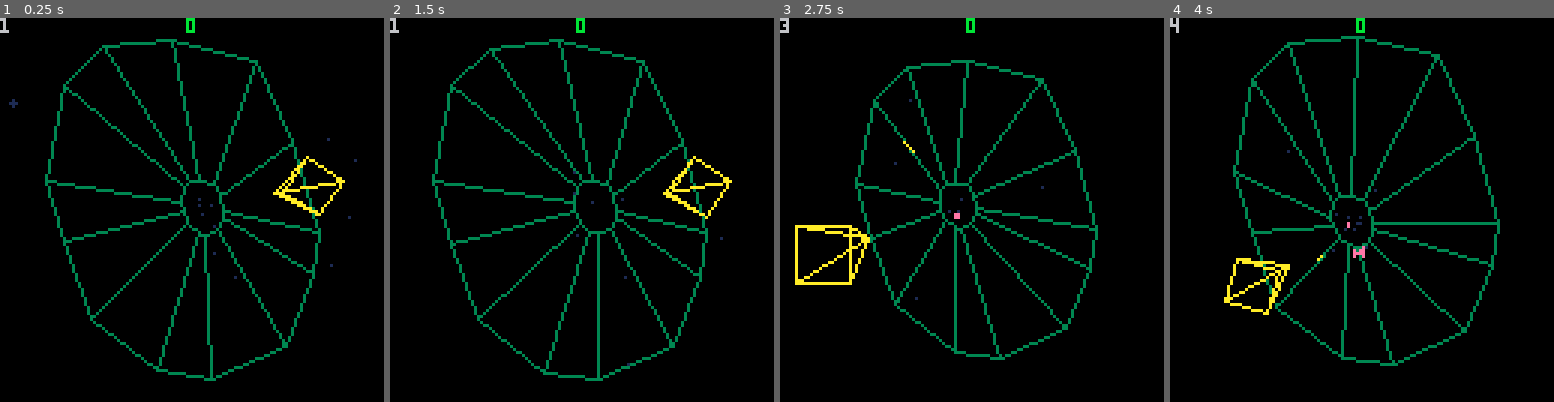
Above: before the commit, frames 1-4 (left to right).
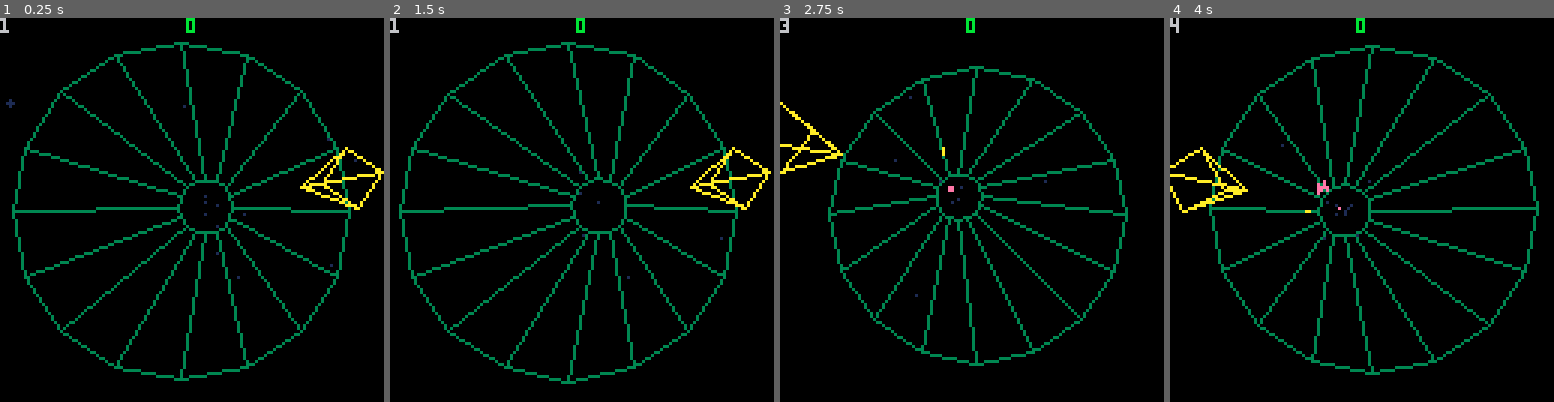
Above: after the commit, the same moments.

Repository: tesselode/web-pilot
Game: PICO-8 cartridge t1k.p8
The game is run twice, just before and just after one commit, with the same random seed, the same clock (stepped at 60 frames per second) and the same inputs.
Inputs:
- Up to frame 1 (0.25 s): no input
- Up to frame 2 (1.5 s): tap X (X key) at 0.33, 1.07 s; tap O (Z key) at 0.7 s
- Up to frame 3 (2.75 s): hold Right 1.6-2.1 s; tap O (Z key) at 1.7, 2.1, 2.5 s; tap X (X key) at 1.85 s; hold Right from 2.47 s (still down)
- Up to frame 4 (4 s): tap O (Z key) at 2.9, 3.3, 3.7 s; tap X (X key) at 2.97 s; release Right at 3.03 s; hold Left 3.08-3.58 s

The runs differ from the first frame. In frame 1, 12% of the frame differs, in the area x 1-100%, y 5-95%; in frame 2, 11%; in frame 3, 11%; in frame 4, 12%, in the area x 0-97%, y 4-93%.

Commit message:
make some things more like original tempest

Diff:
--- a/t1k.p8
+++ b/t1k.p8
@@ -371,12 +371,12 @@
 
 class.player = class.physical:extend()
 
-class.player.radius = 4
+class.player.radius = 8
 class.player.acceleration = .01
 class.player.friction = .05
-class.player.reload_time = 6
-class.player.shot_energy_cost = .15
-class.player.shot_energy_refill = 1/25
+class.player.reload_time = 5
+class.player.shot_heat = 1/5
+class.player.shot_cooldown_speed = 1/20
 class.player.jump_power = .003
 class.player.gravity = .0001
 class.player.stun_time = 90
@@ -389,7 +389,8 @@
 	self.vz = 0
 	self.jumping = false
 	self.reload_timer = 0
-	self.shot_energy = 1
+	self.heat = 0
+	self.overheat = false
 	self.caught = false
 	self.stun_timer = 0
 end
@@ -443,12 +444,18 @@
 	-- shooting
 	self.reload_timer -= 1
 	if self.reload_timer <= 0 then
-		self.shot_energy += self.shot_energy_refill
-	 if self.shot_energy > 1 then self.shot_energy = 1 end
-	end
-	if self.reload_timer <= 0 and self.shot_energy > 0 and btn(4) then
+		self.heat -= self.shot_cooldown_speed
+		if self.heat <= 0 then
+			self.heat = 0
+			self.overheat = false
+		end
+	end
+	if self.reload_timer <= 0 and not self.overheat and btn(4) then
 		self.reload_timer = self.reload_time
-		self.shot_energy -= self.shot_energy_cost
+		self.heat += self.shot_heat
+		if self.heat > 1 then
+			self.overheat = true
+		end
 		conversation:say('player shot', self.position, self.z)
 	end
 end
@@ -473,7 +480,7 @@
 class.player_bullet = class.physical:extend()
 
 class.player_bullet.radius = 1
-class.player_bullet.speed = .005
+class.player_bullet.speed = .0067
 
 function class.player_bullet:new(web, position, z)
 	self.web = web
@@ -489,7 +496,7 @@
 end
 
 function class.player_bullet:collide(other)
-	if other:is(class.enemy) then self.dead = true end
+	if other:is(class.enemy) and not other.dragging then self.dead = true end
 end
 
 function class.player_bullet:draw(p3d)
@@ -502,7 +509,7 @@
 
 class.flipper.base_speed = .0005
 class.flipper.flip_interval = 45
-class.flipper.flip_speed = 1/30
+class.flipper.flip_speed = 1/20
 class.flipper.drag_speed = .00025
 
 function class.flipper:new(p3d, web, player, game_state, difficulty, small, position, z)
@@ -514,7 +521,7 @@
 	self.small = small
 	self.position = position or flr(rnd(#self.web.points)) + .5
 	self.z = z or .75
-	self.radius = small and 2 or 4
+	self.radius = small and 3 or 6
 	self.speed = self.base_speed * self.difficulty * (.5 + rnd(.5))
 	self.flip_timer = self.flip_interval
 	self.flip_direction = 0
@@ -595,7 +602,7 @@
 		self.dragging = other
 		conversation:say('player caught')
 	end
-	if other:is(class.player_bullet) and not self.dragging and not self.game_state:is_colliding(self, self.player) then
+	if other:is(class.player_bullet) and not self.dragging then
 		self:die()
 	end
 end
@@ -874,14 +881,10 @@
 
 function state.gameplay:init_web()
 	self.web = class.web()
-	local tilt = -.1 + rnd(.2)
-	local points = 10 + ceil(rnd(10))
-	local sx = 32 + rnd(24)
-	local sy = 32 + rnd(24)
-	for angle = 0, 1 - 1/points, 1/points do
+	for angle = 0, 1 - 1/16, 1/16 do
 		self.web:add_point(
-			sx * cos(angle + rnd(1/20)),
-			sy * sin(angle + tilt + rnd(1/20))
+			48 * cos(angle),
+			48 * sin(angle)
 		)
 	end
 end
